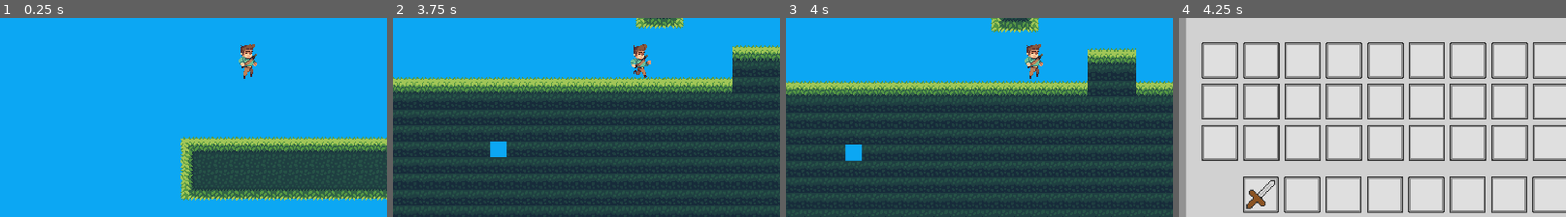
Above: before the commit, frames 1-4 (left to right).
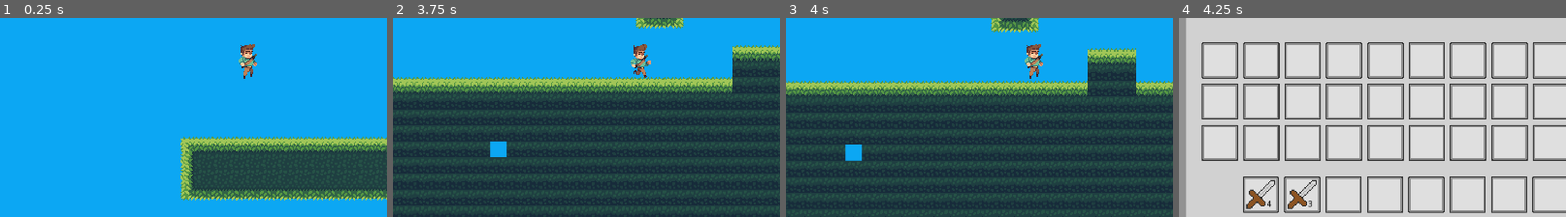
Above: after the commit, the same moments.

Repository: MysteryCoder456/Terons-Crusade
Game: Godot game, scene res://src/scenes/world.tscn
Same seed, same stepped clock (60 frames per second), same inputs: the game is played once before the commit and once after it.
Inputs (mouse positions are % of the whole screen's width and height, from its top left):
- Up to frame 1 (0.25 s): no input
- Up to frame 2 (3.75 s): move the mouse to (72, 40) at 0.52 s; hold D (move_right) 0.53-2.03 s; right-click (72, 40) at 0.6 s; click (72, 40) at 0.67 s; tap W (jump) at 0.77, 1.52, 3.02 s; move the mouse to (30, 51) at 1.27 s; click (30, 51) at 1.35 s; right-click (30, 51) at 1.55 s; move the mouse to (60, 22) at 2.02 s; hold A (move_left) 2.03-2.78 s; right-click (60, 22) at 2.1 s; click (60, 22) at 2.17 s; move the mouse to (45, 67) at 2.77 s; hold D (move_right) from 2.78 s (still down); right-click (45, 67) at 2.85 s; click (45, 67) at 2.92 s; move the mouse to (80, 62) at 3.52 s; click (80, 62) at 3.6 s
- Up to frame 3 (4 s): keep holding D (move_right); tap W (jump) at 3.77 s; right-click (80, 62) at 3.8 s
- Up to frame 4 (4.25 s): keep holding D (move_right); tap E (open_inventory) at 4.15 s
The pictures show only the part of the screen within x 18-68%, y 35-85%; the shares and areas given below are measured in that part.

Frames 1-3 are identical in both runs. In frame 4, 0.4% of the frame differs, in the area x 22-36%, y 81-97%.

Commit message:
added item stack merging in inventory

Diff:
--- /dev/null
+++ b/Terons-Crusade/data/item_data.json
@@ -0,0 +1,12 @@
+{
+    "Sword": {
+        "category": "weapon",
+        "stack_size": 5,
+        "damage": 5
+    },
+    "Dirt Block": {
+        "category": "block",
+        "stack_size": 64,
+        "block_id": 2
+    }
+}
--- a/Terons-Crusade/project.godot
+++ b/Terons-Crusade/project.godot
@@ -20,6 +20,10 @@
 config/icon="res://assets/logos/logo.png"
 config/macos_native_icon="res://assets/logos/logo.icns"
 config/windows_native_icon="res://assets/logos/logo.ico"
+
+[autoload]
+
+JsonData="*res://src/scripts/JSONData.gd"
 
 [display]
 
--- a/Terons-Crusade/src/scripts/Inventory.gd
+++ b/Terons-Crusade/src/scripts/Inventory.gd
@@ -20,12 +20,22 @@
 					slot.place_item(held_item)
 					held_item = null
 				else:
-					var temp_item = slot.item
-					slot.pick_item()
-					held_item.position = Vector2(7.2, 7.2)
-					slot.place_item(held_item)
-					held_item = temp_item
-					held_item.global_position = get_global_mouse_position()
+					if slot.item.item_name == held_item.item_name:
+						var addable = slot.item.stack_size - slot.item.item_quantity
+						if addable >= held_item.item_quantity:
+							slot.item.add_item_quantity(held_item.item_quantity)
+							held_item.queue_free()
+							held_item = null
+						else:
+							slot.item.add_item_quantity(addable)
+							held_item.remove_item_quantity(addable)
+					else:
+						var temp_item = slot.item
+						slot.pick_item()
+						held_item.position = Vector2(7.2, 7.2)
+						slot.place_item(held_item)
+						held_item = temp_item
+						held_item.global_position = get_global_mouse_position()
 			else:
 				if slot.item:
 					held_item = slot.item
--- a/Terons-Crusade/src/scripts/Item.gd
+++ b/Terons-Crusade/src/scripts/Item.gd
@@ -1,7 +1,26 @@
 extends Node2D
 
-export var item_texture: Texture
+var item_name
+var item_quantity = 1
+var stack_size = 64
 
 
 func _ready():
-	$TextureRect.texture = item_texture
+	$TextureRect.texture = load("res://assets/items/" + item_name + "/" + item_name + ".png")
+	$Label.text = String(item_quantity)
+	stack_size = int(JsonData.item_data[item_name]["stack_size"])
+
+	if stack_size == 1:
+		$Label.visible = false
+	else:
+		$Label.visible = true
+
+
+func add_item_quantity(amount):
+	item_quantity += amount
+	$Label.text = String(item_quantity)
+
+
+func remove_item_quantity(amount):
+	item_quantity -= amount
+	$Label.text = String(item_quantity)
--- /dev/null
+++ b/Terons-Crusade/src/scripts/JSONData.gd
@@ -0,0 +1,12 @@
+extends Node
+
+onready var item_data = LoadData("res://data/item_data.json")
+
+
+func LoadData(json_path):
+	var file = File.new()
+	file.open(json_path, File.READ)
+	var json_data = JSON.parse(file.get_as_text())
+	file.close()
+
+	return json_data.result
--- a/Terons-Crusade/src/scripts/Player.gd
+++ b/Terons-Crusade/src/scripts/Player.gd
@@ -6,14 +6,21 @@
 export var speed: Vector2
 export var reach_distance: float
 
+var item_scene = preload("res://src/ui/Item.tscn")
+
 
 func _ready():
 	$AnimatedSprite.playing = true
 	$Inventory.visible = false
 
-	var sword_item = load("res://src/ui/Item.tscn").instance()
-	sword_item.item_texture = load("res://assets/items/sword.png")
+	var sword_item = item_scene.instance()
+	sword_item.item_name = "Sword"
+	sword_item.item_quantity = 4
 	$Inventory/Hotbar/Slot1.place_item(sword_item)
+	var sword_item_2 = item_scene.instance()
+	sword_item_2.item_name = "Sword"
+	sword_item_2.item_quantity = 3
+	$Inventory/Hotbar/Slot2.place_item(sword_item_2)
 
 
 func _input(event):
--- a/Terons-Crusade/src/scripts/Slot.gd
+++ b/Terons-Crusade/src/scripts/Slot.gd
@@ -1,6 +1,5 @@
 extends Panel
 
-const item_scene = preload("res://src/ui/Item.tscn")
 var item = null
 
 
--- a/Terons-Crusade/src/ui/Item.tscn
+++ b/Terons-Crusade/src/ui/Item.tscn
@@ -1,6 +1,6 @@
 [gd_scene load_steps=3 format=2]
 
-[ext_resource path="res://assets/items/sword.png" type="Texture" id=1]
+[ext_resource path="res://assets/items/Sword/Sword.png" type="Texture" id=1]
 [ext_resource path="res://src/scripts/Item.gd" type="Script" id=2]
 
 [node name="Item" type="Node2D"]
@@ -17,3 +17,17 @@
 __meta__ = {
 "_edit_use_anchors_": false
 }
+
+[node name="Label" type="Label" parent="."]
+margin_left = 50.0
+margin_top = 50.0
+margin_right = 66.0
+margin_bottom = 64.0
+grow_horizontal = 2
+rect_min_size = Vector2( 16, 14 )
+rect_scale = Vector2( 1.5, 1.5 )
+custom_colors/font_color = Color( 0, 0, 0, 1 )
+text = "64"
+__meta__ = {
+"_edit_use_anchors_": false
+}
Renamed: Terons-Crusade/assets/items/sword.png -> Terons-Crusade/assets/items/Sword/Sword.png
Not shown, changed: Terons-Crusade/assets/items/Sword/Sword.png.import
Not shown, added: Terons-Crusade/assets/items/Sword/Sword.xcf
